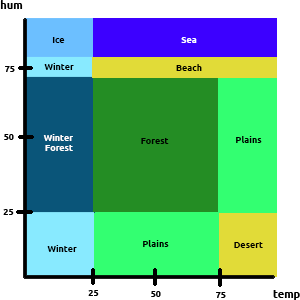
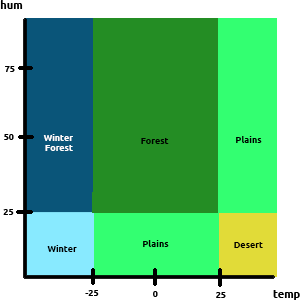
Revision of a layered 300px x 300px image; what changed, layer by layer:
renamed "50" to "0", painted on it over [151, 291, 161, 297]
renamed "75 copy" to "25", painted on it over [216, 292, 221, 298]
removed layer "Beach" over [176, 64, 202, 71]
removed layer "Winter copy" over [44, 63, 74, 70]
removed layer "Ice" over [52, 37, 65, 43]
removed layer "Sea" over [181, 37, 197, 43]
removed layer "Layer 11" over [92, 57, 277, 78]
removed layer "Layer 7" over [93, 18, 277, 67]
painted on "Layer 6" over [218, 18, 277, 66]
painted on "Layer 5" over [92, 18, 277, 213]
removed layer "Layer 4" over [25, 18, 94, 57]
removed layer "Layer 9" over [26, 56, 94, 77]
painted on "Layer 10" over [25, 18, 95, 213]
painted on "Layer 3" over [92, 211, 218, 213]
